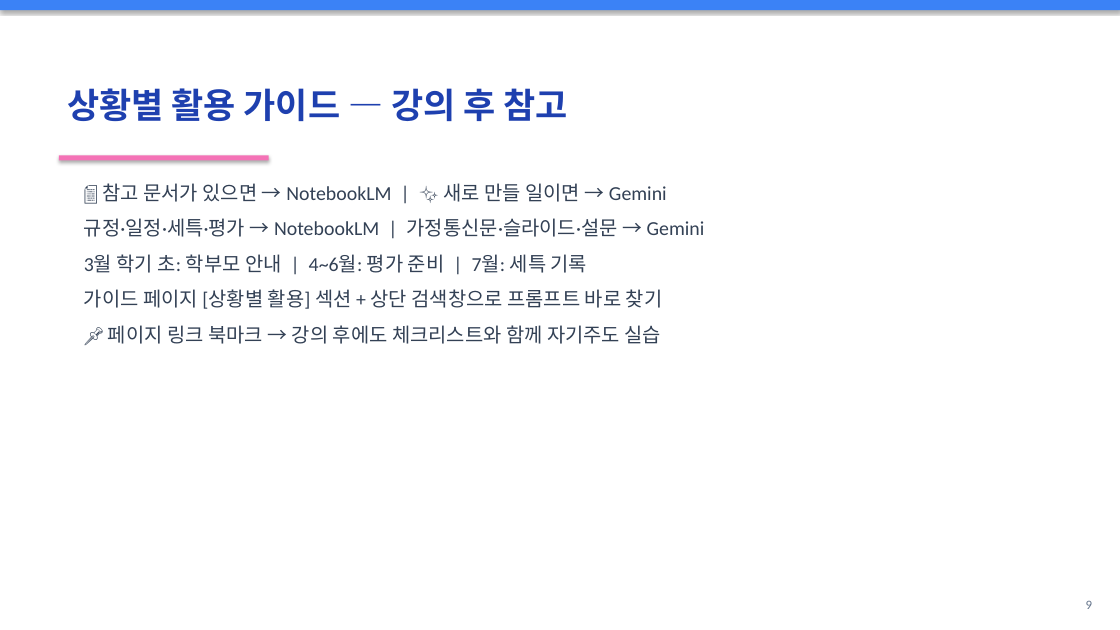
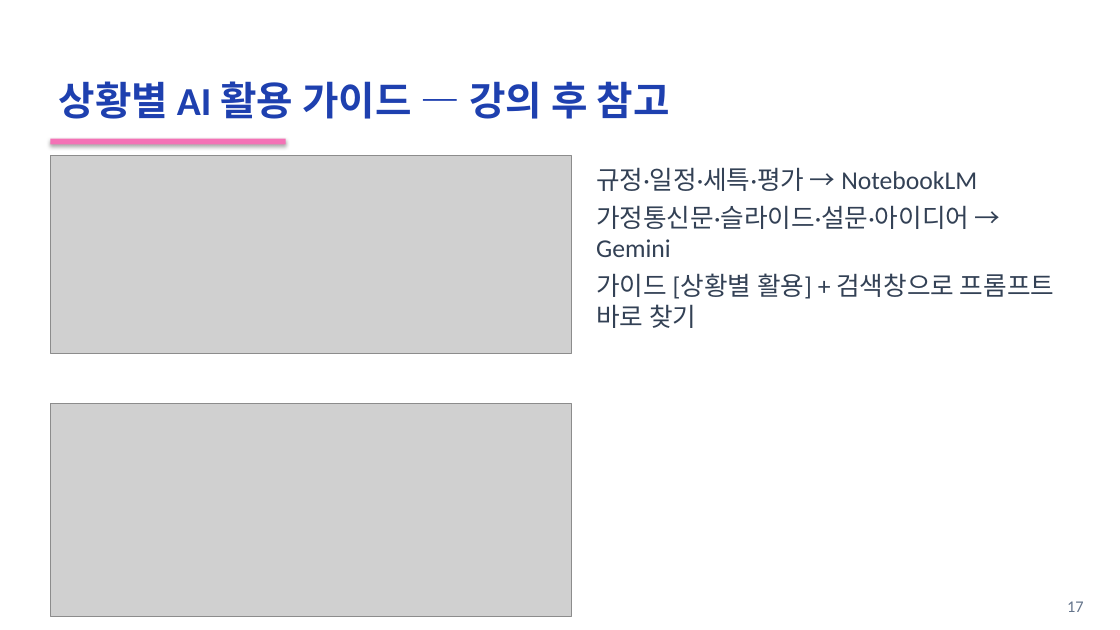
Before and after one commit to richee-pc/26AI, a slide deck: slide 17 of materials/AI_lecture_script.pptx (slide 9 before the commit). Drawn at 1120x630 pixels with LibreOffice and Linux fonts; fonts in the diff are those of the drawing; grey boxes stand for pictures. Boxes give left, top, right and bottom in pixels: in the first picture for what was removed or moved away, otherwise in the second. Text is boxed around its words. In the diff, an @@ line names an element or a change of style, - is before the commit and + after.

```diff
--- a/materials/AI_lecture_script.pptx
+++ b/materials/AI_lecture_script.pptx
@@ rectangle removed at <box>0,0,1120,10</box> @@
@@ text at <box>59,81,670,119</box>: text changed; size 30 to 34 pt @@
-상황별 활용 가이드 — 강의 후 참고
+상황별 AI 활용 가이드 — 강의 후 참고
@@ rectangle: place and size @@
-rectangle at <box>59,155,269,160</box>
+rectangle at <box>50,139,286,145</box>
@@ picture added at <box>50,155,571,354</box> @@
@@ text at <box>596,167,1054,328</box>: text changed; size 17 to 22 pt @@
-📄 참고 문서가 있으면 → NotebookLM | ✨ 새로 만들 일이면 → Gemini
-규정·일정·세특·평가 → NotebookLM | 가정통신문·슬라이드·설문 → Gemini
-3월 학기 초: 학부모 안내 | 4~6월: 평가 준비 | 7월: 세특 기록
-가이드 페이지 [상황별 활용] 섹션 + 상단 검색창으로 프롬프트 바로 찾기
-📌 페이지 링크 북마크 → 강의 후에도 체크리스트와 함께 자기주도 실습
+규정·일정·세특·평가 → NotebookLM
+가정통신문·슬라이드·설문·아이디어 → Gemini
+가이드 [상황별 활용] + 검색창으로 프롬프트 바로 찾기
@@ picture added at <box>50,403,571,617</box> @@
@@ text added at <box>1067,601,1084,612</box>, 14 pt, text #64748B @@
+17
@@ text removed at <box>1086,601,1092,609</box> @@
-9
```
Also in this commit, not shown: 5 other slides changed, 12 slides added, 4 slides removed, 10 other files.
